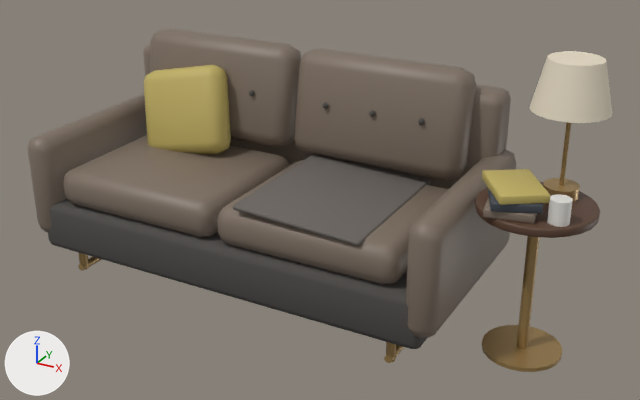
A saved change to the glTF model simulator/godot/assets/sofa.glb.
One viewpoint serves both versions: a 50 mm camera at (1.54, -2.73, 1.75) aimed at (0.05, -0.02, 0.39). The axes (+X, +Y, +Z) are drawn at lower left. The lights are the same throughout. The picture after the commit comes second.

In view in the first picture: 'Body'.
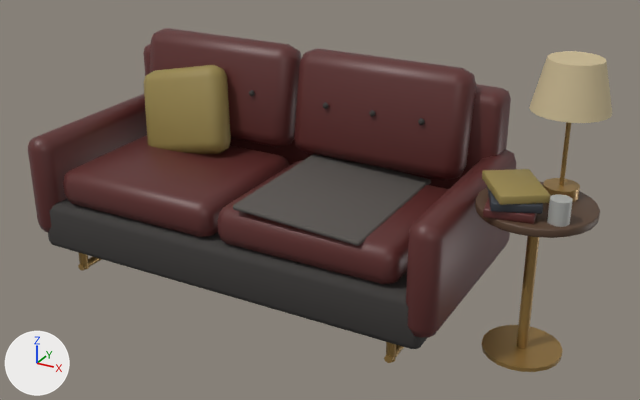
Patch to the scene script:
```diff
--- a/simulator/godot/assets/sofa.glb.py
+++ b/simulator/godot/assets/sofa.glb.py
@@ mat_leatherwarm @@
 mat_leatherwarm = principled_material('LeatherWarm')
-mat_leatherwarm.base_color = (0.205, 0.159, 0.122)  # brown #7d6f62
+mat_leatherwarm.base_color = (0.107, 0.0242, 0.0222)  # dark red #5c2b29
@@ mat_ochre @@
 mat_ochre = principled_material('Ochre')
-mat_ochre.base_color = (0.521, 0.423, 0.122)  # yellow #bfae62
+mat_ochre.base_color = (0.305, 0.231, 0.0685)  # yellow #96844a
 mat_ochre.roughness = 0.6
@@ mat_lampshade @@
 mat_lampshade = principled_material('Lampshade')
-mat_lampshade.base_color = (0.768, 0.687, 0.539)  # pale yellow #e3d8c2
+mat_lampshade.base_color = (0.584, 0.479, 0.283)  # beige #c9b891
 mat_lampshade.roughness = 0.7
@@ mat_white @@
 mat_white = principled_material('White')
-mat_white.base_color = (0.761, 0.745, 0.701)  # light grey #e2e0da
+mat_white.base_color = (0.397, 0.402, 0.381)  # grey #a9aaa6
 mat_white.roughness = 0.45
```

Changed parts and their boxes [x1, y1, x2, y2] in the pictures (640 x 400 px):
'Body', recoloured (darker): [28, 28, 612, 370] in both
